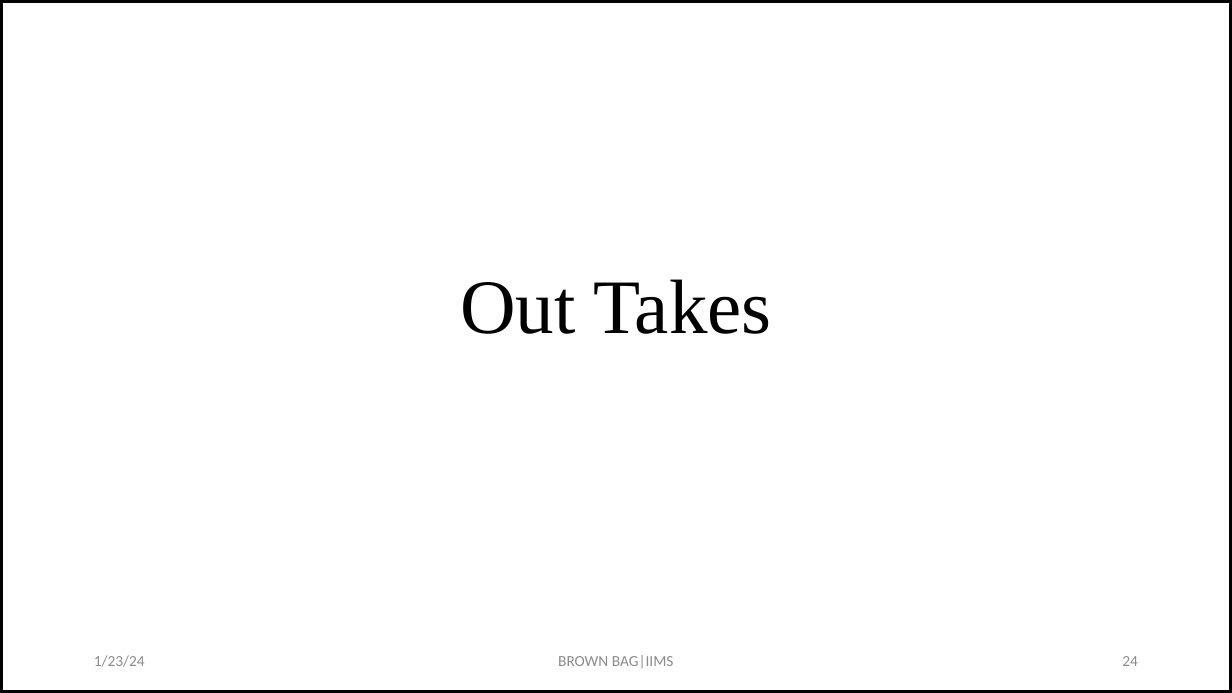
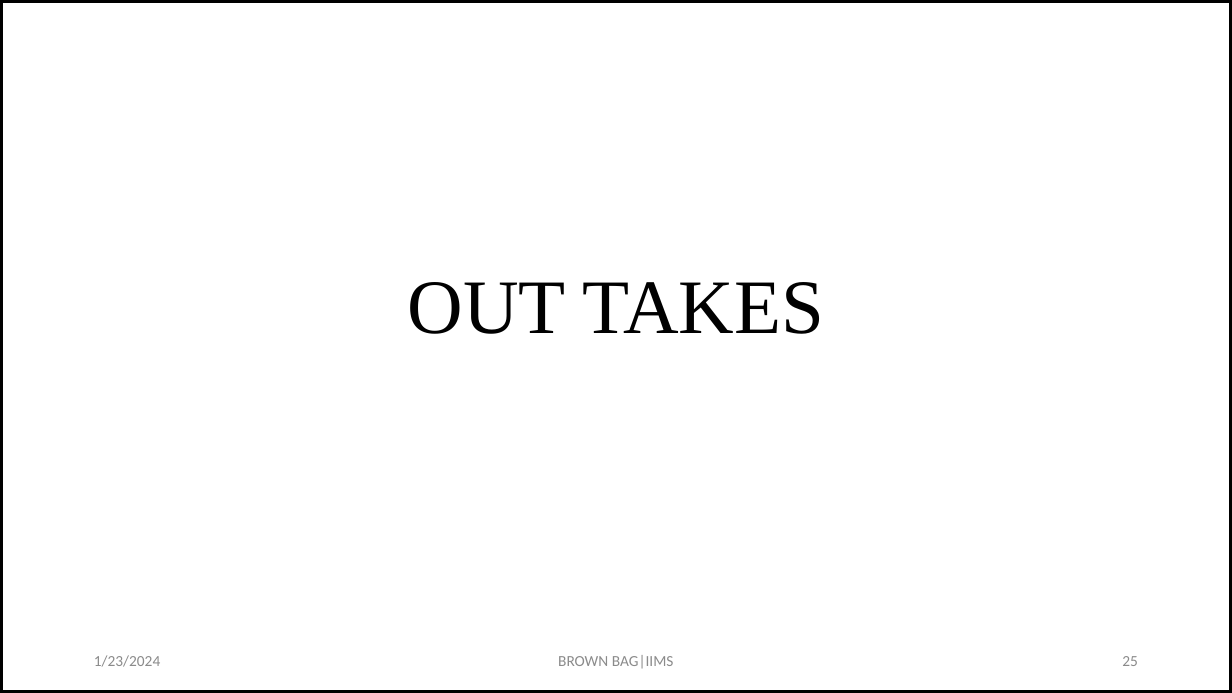
Before and after one commit to drkbhere/Retraction-Analysis, a slide deck: slide 25 of Brownbag-updated.pptx (slide 24 before the commit). Drawn at 1232x693 pixels with LibreOffice and Linux fonts; fonts in the diff are those of the drawing. Boxes give left, top, right and bottom in pixels: in the first picture for what was removed or moved away, otherwise in the second. Text is boxed around its words. In the diff, an @@ line names an element or a change of style, - is before the commit and + after.

```diff
--- a/Brownbag-updated.pptx
+++ b/Brownbag-updated.pptx
@@ title at [408,282,824,334]: text changed @@
-Out Takes
+OUT TAKES
@@ text at [94,655,160,667]: text changed @@
-1/23/24
+1/23/2024
@@ page number at [1122,656,1138,666]: text changed @@
-24
+25
```
Also in this commit, not shown: 25 other slides changed, 1 slide added, 1 other file.
